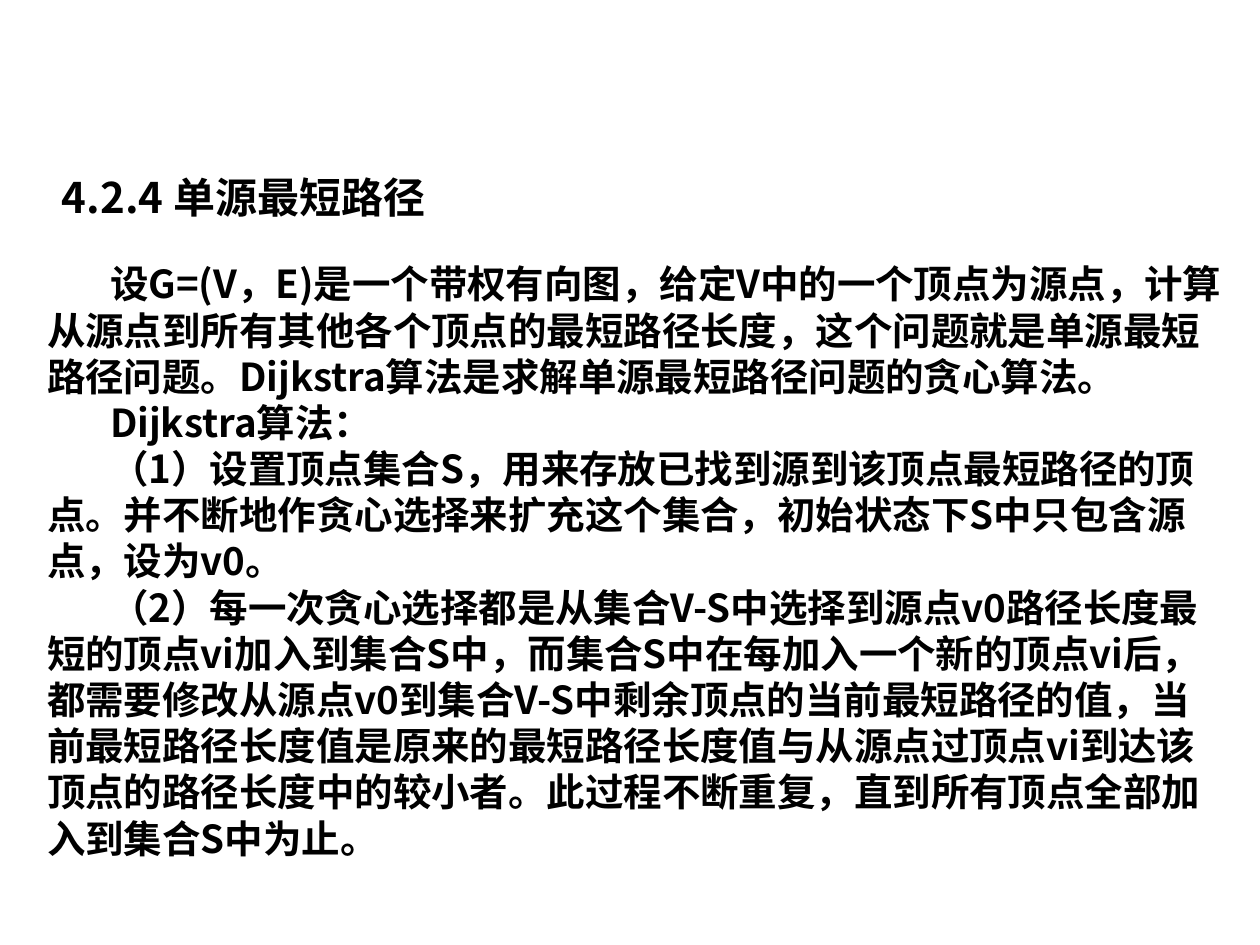
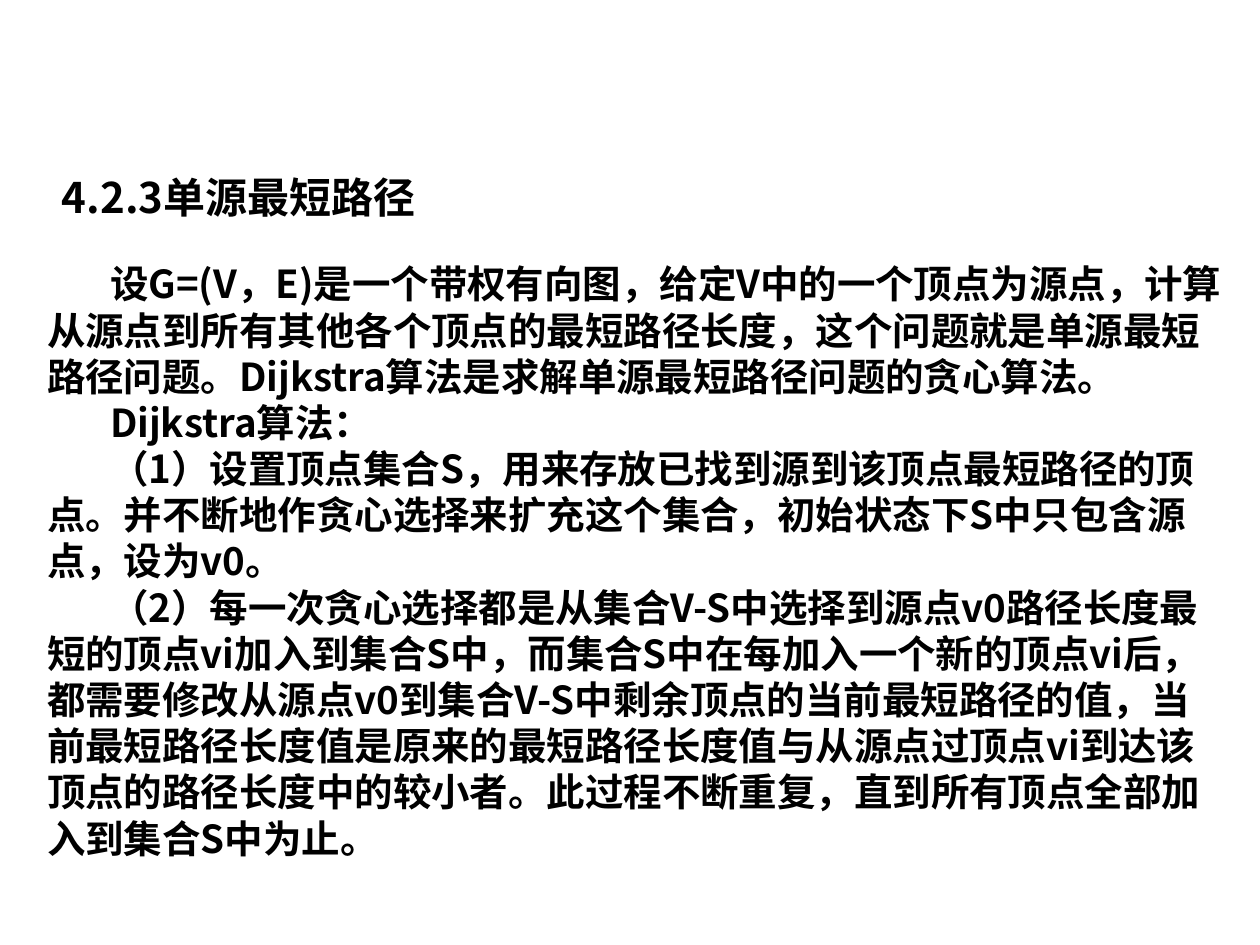
Before and after one commit to liutongling/DP, a slide deck: slide 48 of file/第4章 贪心法.pptx. Drawn at 1260x945 pixels with LibreOffice and Linux fonts; fonts in the diff are those of the drawing; background and template pictures are left out. Boxes give left, top, right and bottom in pixels: in the first picture for what was removed or moved away, otherwise in the second. Text is boxed around its words. In the diff, an @@ line names an element or a change of style, - is before the commit and + after.

```diff
--- a/file/第4章 贪心法.pptx
+++ b/file/第4章 贪心法.pptx
@@ text at (62,177,416,217): text changed @@
-4.2.4 单源最短路径
+4.2.3单源最短路径
```
Also in this commit, not shown: 4 other slides changed, 1 slide added, 1 slide removed.
